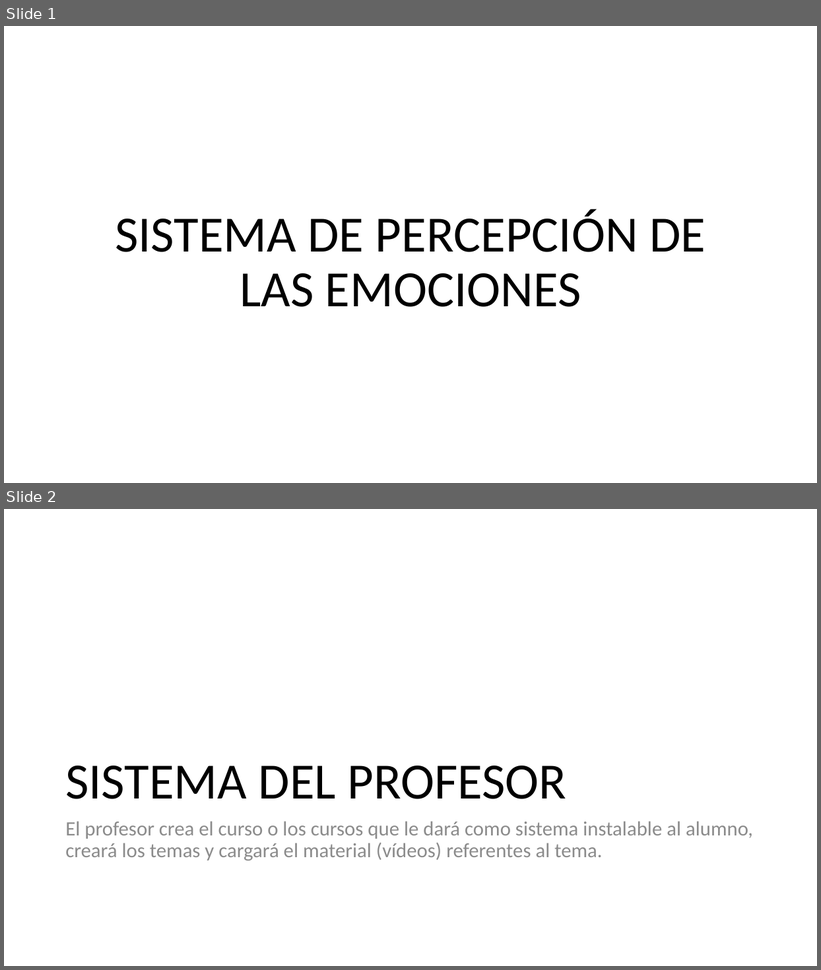
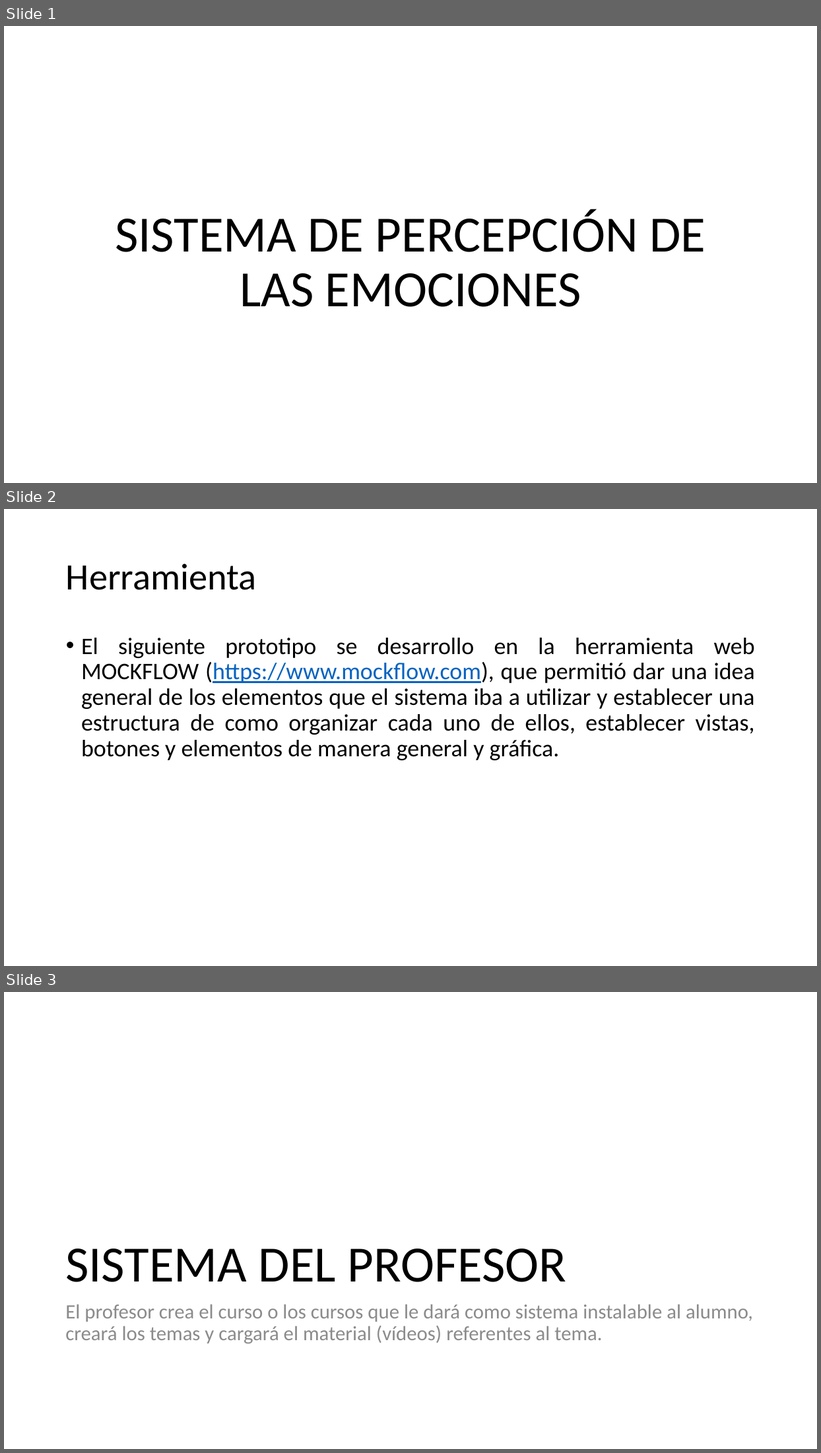
Before and after one commit to karlaitzel/Tesis, a slide deck: PROTOTIPO EMOCIONES/PROTOTIPO SPE.pptx. Shown one above the other, each under a label of ours: slides 1 and 2 before the commit, slides 1, 2 and 3 after it. The pictures are 821x970 and 821x1453 pixels, drawn with LibreOffice and Linux fonts; fonts in the diff are those of the drawing. Boxes give left, top, right and bottom in pixels: in the first picture for what was removed or moved away, otherwise in the second. Text is boxed around its words. In the diff, an @@ line names an element or a change of style, - is before the commit and + after.

Commit message:
Prototipo funcional

```diff
--- a/PROTOTIPO EMOCIONES/PROTOTIPO SPE.pptx
+++ b/PROTOTIPO EMOCIONES/PROTOTIPO SPE.pptx
@@ slide 2 added at box(4, 509, 817, 966), background #FFFFFF @@
@@ title added at box(66, 564, 257, 590), 44 pt, text #000000 @@
+Herramienta
@@ text added at box(81, 638, 755, 760), 28 pt, text #000000 @@
+• El siguiente prototipo se desarrollo en la herramienta web MOCKFLOW (https://www.mockflow.com), que permitió dar una idea general de los elementos que el sistema iba a utilizar y establecer una estructura de como organizar cada uno de ellos, establecer vistas, botones y elementos de manera general y gráfica.
@@ what was slide 2 is now slide 3 @@
```
Also in this commit, not shown: 15 other files.
